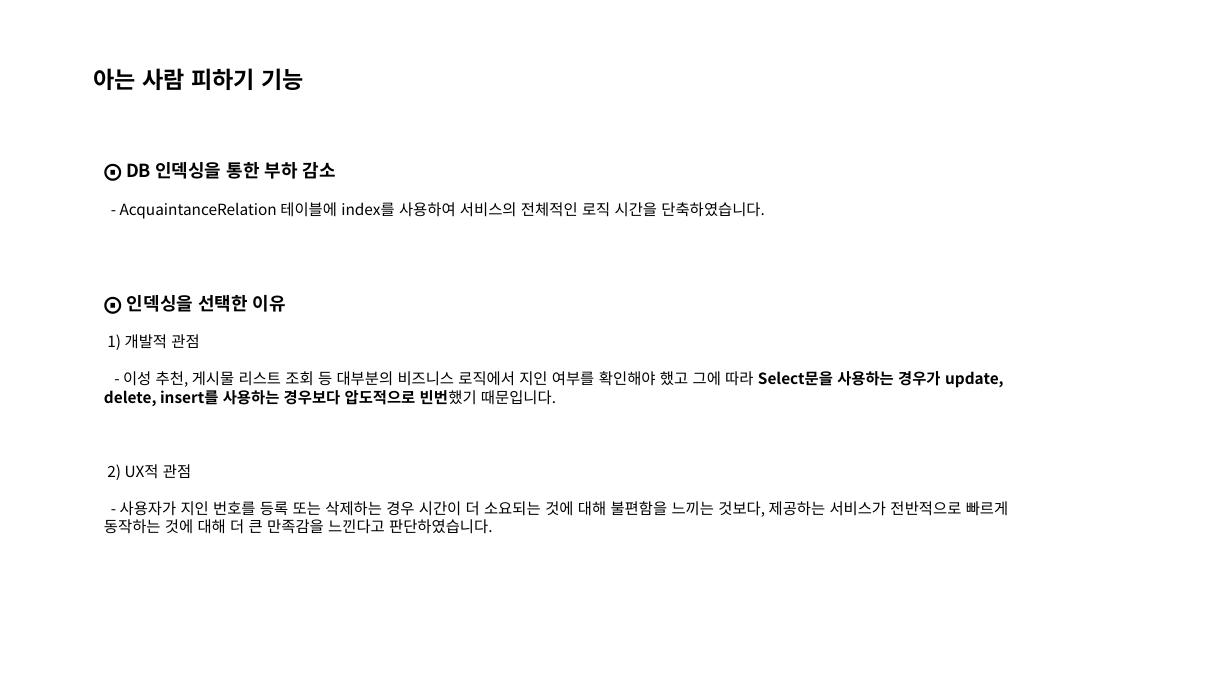
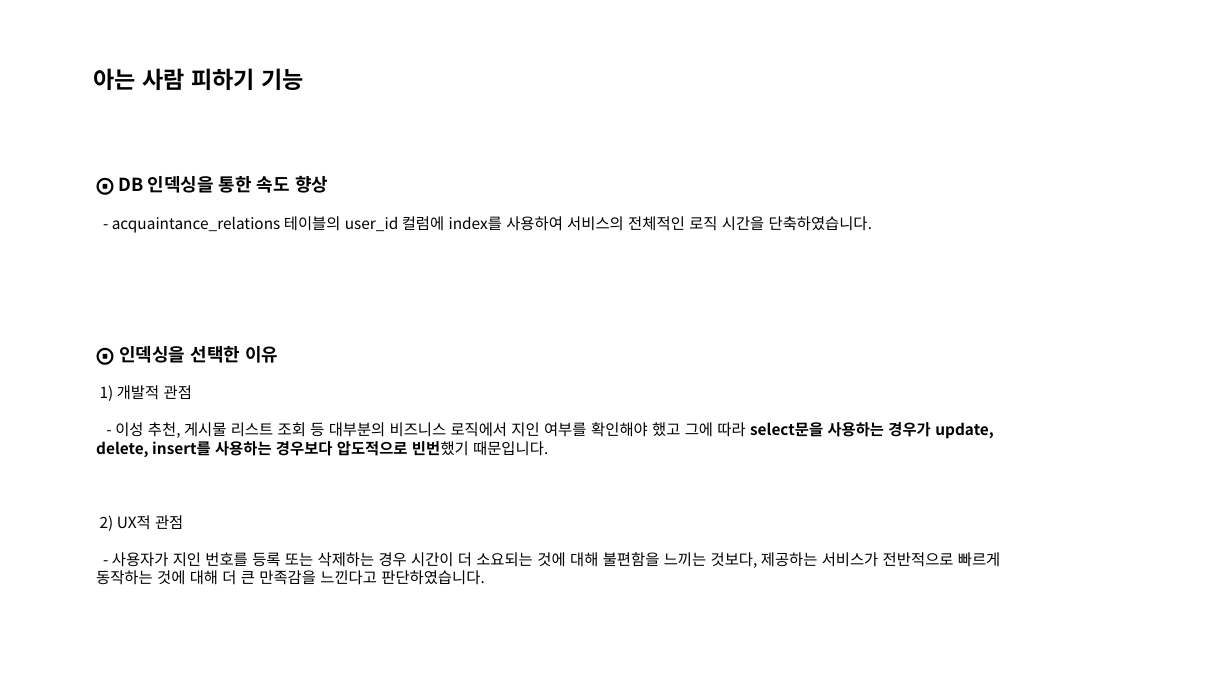
Before and after one commit to ohjinhokor/PortFolio, a slide deck: slide 6 of 오진호 포트폴리오.pptx. Drawn at 1232x693 pixels with LibreOffice and Linux fonts; fonts in the diff are those of the drawing; background and template pictures are left out. Boxes give left, top, right and bottom in pixels: in the first picture for what was removed or moved away, otherwise in the second. Text is boxed around its words. In the diff, an @@ line names an element or a change of style, - is before the commit and + after.

```diff
--- a/오진호 포트폴리오.pptx
+++ b/오진호 포트폴리오.pptx
@@ text "⨀ DB 인덱싱을 통한 속도 ...": place and size @@
-text "⨀ DB 인덱싱을 통한 속도 ..." at (104, 162, 1008, 534)
+text "⨀ DB 인덱싱을 통한 속도 ..." at (96, 176, 1000, 585)
@@ text at (112, 176, 873, 233): text changed @@
-⨀ DB 인덱싱을 통한 부하 감소
-- AcquaintanceRelation 테이블에 index를 사용하여 서비스의 전체적인 로직 시간을 단축하였습니다.
+⨀ DB 인덱싱을 통한 속도 향상
+- acquaintance_relations 테이블의 user_id 컬럼에 index를 사용하여 서비스의 전체적인 로직 시간을 단축하였습니다.
@@ text at (96, 422, 994, 457): text changed @@
-- 이성 추천, 게시물 리스트 조회 등 대부분의 비즈니스 로직에서 지인 여부를 확인해야 했고 그에 따라 Select문을 사용하는 경우가 update, delete, insert를 사용하는 경우보다 압도적으로 빈번했기 때문입니다.
+- 이성 추천, 게시물 리스트 조회 등 대부분의 비즈니스 로직에서 지인 여부를 확인해야 했고 그에 따라 select문을 사용하는 경우가 update, delete, insert를 사용하는 경우보다 압도적으로 빈번했기 때문입니다.
```
Also in this commit, not shown: 9 other slides changed, 1 slide added, 1 slide removed, 4 other files.
